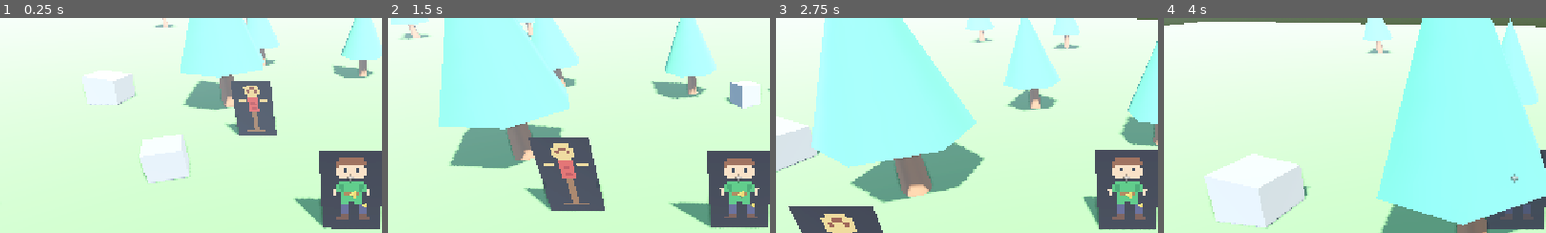
Above: before the commit, frames 1-4 (left to right).
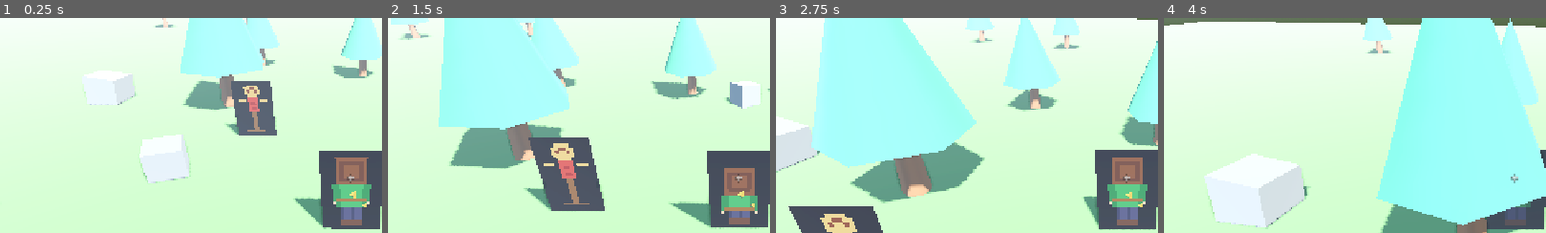
Above: after the commit, the same moments.

Repository: 7sda58/WEAPON_MASTERY_RPG
Game: Godot game, scene res://scenes/levels/test_arena.tscn
Two runs of this game, one before a commit and one after it. Both use one fixed random seed, a clock stepped at 60 frames per second and the inputs below.
Inputs (mouse positions are % of the whole screen's width and height, from its top left):
- Up to frame 1 (0.25 s): no input
- Up to frame 2 (1.5 s): tap Enter at 0.5 s; move the mouse to (49, 52) at 0.52 s; hold W (move_up) from 0.53 s (still down); click (49, 52) at 0.6 s; tap Space (dodge) at 0.8, 1.35 s; move the mouse to (57, 51) at 1.27 s
- Up to frame 3 (2.75 s): keep holding W (move_up); click (57, 51) at 1.55 s; move the mouse to (42, 49) at 2.02 s; click (42, 49) at 2.1 s; tap Space (dodge) at 2.3 s
- Up to frame 4 (4 s): move the mouse to (51, 50) at 2.77 s; release W (move_up) at 2.78 s; hold A (move_left) 2.78-3.53 s; tap Space (dodge) at 2.85, 3.8 s; click (51, 50) at 3.05 s; move the mouse to (46, 48) at 3.52 s; hold W (move_up) from 3.53 s (still down); right-click (46, 48) at 3.6 s
The pictures show only the part of the screen within x 4-54%, y 13-63%; the shares and areas given below are measured in that part.

The runs differ from the first frame. In frame 1, 2.0% of the frame differs, in the area x 86-98%, y 64-97%; in frame 2, 2.2%, in the area x 86-98%, y 65-96%; in frame 3, 2.0%; in frame 4, 0.4%.

Commit message:
2.6: 8-direction placeholder sprites with idle/walk/attack/dodge/hurt; slime expressions

Diff:
--- a/scripts/enemies/slime.gd
+++ b/scripts/enemies/slime.gd
@@ -3,8 +3,18 @@
 ## ศัตรูพื้นฐาน — สไลม์
 ## เห็นผู้เล่น → เดินเข้าหา → ง้าง (Telegraph) → พุ่งชน → พักเหนื่อย (ช่องให้ผู้เล่นสวน)
 ## Task 3.12 / 3.16 (เวอร์ชันเล็กสำหรับ Prototype ตาม CR-009)
+## ภาพ Pixel 8 ทิศ: ยืน / เด้ง / โกรธ (ง้าง-พุ่ง) / เจ็บ / มึน (SpriteAnimator)
 
 enum State { IDLE, CHASE, TELEGRAPH, LUNGE, RECOVER, HITSTUN, STAGGERED, DEAD }
+
+const SPRITE_SHEET_PATH := "res://assets/sprites/placeholder/slime_sheet.png"
+const ANIMS := {
+	&"idle": {"row": 0, "frames": 4, "fps": 4.0},
+	&"move": {"row": 1, "frames": 4, "fps": 8.0},
+	&"angry": {"row": 2, "frames": 2, "fps": 0.0},
+	&"hurt": {"row": 3, "frames": 1, "fps": 0.0},
+	&"dizzy": {"row": 4, "frames": 4, "fps": 6.0},
+}
 
 @export var detect_range: float = 8.0
 @export var give_up_range: float = 14.0
@@ -36,6 +46,9 @@
 var _spawn_pos: Vector3
 var _flash_frames: int = 0
 var _danger_mat: StandardMaterial3D
+var _anim: SpriteAnimator
+## ทิศที่สไลม์หัน — ใช้เลือกภาพ 8 ทิศ
+var _facing: Vector3 = Vector3.BACK
 
 @onready var health: HealthComponent = $HealthComponent
 @onready var body: Sprite3D = $Sprite3D
@@ -51,6 +64,7 @@
 
 func _ready() -> void:
 	add_to_group("enemies")
+	_anim = SpriteAnimator.new(body, load(SPRITE_SHEET_PATH), 4, ANIMS)
 	_spawn_pos = global_position
 	# แยกวัสดุของแต่ละตัว ไม่ให้สไลม์หลายตัวกระพริบพร้อมกัน
 	_danger_mat = danger_mesh.get_active_material(0).duplicate()
@@ -91,6 +105,31 @@
 		body.modulate = Color(3, 3, 3, 1)  # กระพริบสว่างเมื่อโดนตี
 
 
+func _process(delta: float) -> void:
+	var p := _player()
+	match state:
+		State.CHASE:
+			_anim.play(&"move")
+		State.TELEGRAPH:
+			_anim.play(&"angry", 0)
+		State.LUNGE:
+			_anim.play(&"angry", 1)
+		State.HITSTUN, State.DEAD:
+			_anim.play(&"hurt")
+		State.STAGGERED:
+			_anim.play(&"dizzy")
+		_:
+			_anim.play(&"idle")
+	# หันหาผู้เล่น ยกเว้นตอนง้าง/พุ่ง ที่หันตามทิศพุ่ง
+	if state in [State.TELEGRAPH, State.LUNGE]:
+		_facing = _lunge_dir
+	elif p and state != State.DEAD:
+		var to: Vector3 = _to_player(p)
+		if to.length() > 0.1:
+			_facing = to.normalized()
+	_anim.update(delta, _facing)
+
+
 func _set_state(s: State) -> void:
 	state = s
 	_frame = 0
--- a/scripts/player/player.gd
+++ b/scripts/player/player.gd
@@ -12,6 +12,7 @@
 ## Task 2.12 — Combat Feedback: รอยดาบ / กล้องสั่น / โดนตีแล้วกระเด็นและชะงัก (Hitstop + ประกายไฟอยู่ใน hitbox.gd)
 ## ตาย → หน้าจอ YOU DIED → กด R เกิดใหม่ที่จุดเริ่ม (ศัตรูรีเซ็ตด้วย)
 ## Task 3.1 — อาวุธอ่านจาก WeaponData (data/weapons/*.tres) + โมเดลอาวุธที่ถือ
+## Task 2.6 — ภาพ Pixel 8 ทิศ + ท่ายืน/เดิน/โจมตี/หลบ/โดนตี (SpriteAnimator)
 ## Task 3.6 — เปลี่ยนอาวุธ: ปุ่ม 1 = ดาบ, 2 = หอก (ชั่วคราว จนกว่าจะมี Input Map)
 ## Task 3.7 — ท่าโจมตีเป็นคอมโบ (AttackMove): ฟัน/ปัด หรือ แทง แต่ละท่ามี Hitbox และเอฟเฟกต์ของตัวเอง
 
@@ -97,6 +98,15 @@
 const TINT_DEAD := Color(0.35, 0.35, 0.35, 1)
 const TINT_PARRY := Color(0.6, 0.85, 1.6, 1)
 const DEATH_SCREEN := preload("res://scenes/ui/death_screen.tscn")
+const SPRITE_SHEET_PATH := "res://assets/sprites/placeholder/player_sheet.png"
+## ท่าใน Sheet (ลำดับแถว) — ดู scripts/systems/sprite_animator.gd
+const ANIMS := {
+	&"idle": {"row": 0, "frames": 2, "fps": 2.5},
+	&"walk": {"row": 1, "frames": 4, "fps": 9.0},
+	&"attack": {"row": 2, "frames": 2, "fps": 0.0},
+	&"dodge": {"row": 3, "frames": 1, "fps": 0.0},
+	&"hurt": {"row": 4, "frames": 1, "fps": 0.0},
+}
 
 var state: State = State.NORMAL
 ## ทิศที่ตัวละครหัน (แนวราบ, ความยาว 1)
@@ -115,6 +125,7 @@
 var _swing_pivot: Node3D
 var _weapon_model: Node3D
 
+var _anim: SpriteAnimator
 var _hitbox_box: BoxShape3D
 var _hitbox_shape: CollisionShape3D
 
@@ -144,6 +155,7 @@
 
 func _ready() -> void:
 	add_to_group("player")
+	_anim = SpriteAnimator.new(body, load(SPRITE_SHEET_PATH), 4, ANIMS)
 	_spawn_pos = global_position
 	_death_screen = DEATH_SCREEN.instantiate()
 	add_child(_death_screen)
@@ -350,6 +362,24 @@
 		state = State.NORMAL
 
 
+# ---------------- ภาพตัวละคร (Animation) ----------------
+func _update_animation(delta: float) -> void:
+	match state:
+		State.NORMAL:
+			var speed: float = Vector2(velocity.x, velocity.z).length()
+			_anim.play(&"walk" if speed > 0.3 else &"idle")
+		State.ATTACK:
+			# เฟรม 0 = ง้าง, เฟรม 1 = ฟัน/แทง (ผูกกับ Frame Data ของท่า)
+			_anim.play(&"attack", 0 if _state_frame <= _move.startup_frames else 1)
+		State.PARRY:
+			_anim.play(&"attack", 0)
+		State.DODGE:
+			_anim.play(&"dodge")
+		State.HITSTUN, State.DEAD:
+			_anim.play(&"hurt")
+	_anim.update(delta, facing)
+
+
 # ---------------- กล้องสั่น ----------------
 ## สั่งให้กล้องสั่น — ค่าใหม่แรงกว่าค่าที่สั่นอยู่ถึงจะแทนที่
 func shake(amount: float) -> void:
@@ -357,6 +387,7 @@
 
 
 func _process(delta: float) -> void:
+	_update_animation(delta)
 	if _shake > 0.0:
 		camera.h_offset = randf_range(-1.0, 1.0) * _shake
 		camera.v_offset = randf_range(-1.0, 1.0) * _shake
--- /dev/null
+++ b/scripts/systems/sprite_animator.gd
@@ -0,0 +1,64 @@
+class_name SpriteAnimator
+extends RefCounted
+## เลือกภาพจาก Sprite Sheet ตาม "ท่า" และ "มุมที่กล้องมองตัวละคร" (8 ทิศ)
+## Task 2.6 — Animation System (ภาพชั่วคราว)
+##
+## รูปแบบ Sheet: คอลัมน์ = เฟรมของท่า, แถว = ท่า × 5 ทิศ
+##   แถวในแต่ละท่า: 0 หน้า, 1 เฉียงหน้า-ขวา, 2 ข้าง-ขวา, 3 เฉียงหลัง-ขวา, 4 หลัง
+##   ทิศซ้ายใช้ภาพทิศขวาแล้วกลับด้าน (flip_h) — วาดจริงแค่ 5 ทิศ
+##
+## ใช้งาน:
+##   var anim := SpriteAnimator.new($Sprite3D, load("res://.../sheet.png"), 4, ANIMS)
+##   anim.play(&"walk")           ← ทุกเฟรมใน _process
+##   anim.update(delta, facing)
+
+const DIRS: int = 5
+## ช่อง 8 ทิศ (นับจาก "หันหนีกล้อง" ทวนเข็ม) → [แถวทิศ, กลับภาพ]
+const SECTOR_TABLE := [[4, false], [3, true], [2, true], [1, true], [0, false], [1, false], [2, false], [3, false]]
+
+var sprite: Sprite3D
+## ชื่อท่า → {"row": ลำดับท่าใน Sheet, "frames": จำนวนเฟรม, "fps": ความเร็ว (0 = ค้างเฟรมเดียว)}
+var anims: Dictionary
+var _anim: StringName = &""
+var _time: float = 0.0
+var _fixed_frame: int = -1
+
+
+func _init(target: Sprite3D, sheet: Texture2D, columns: int, anim_defs: Dictionary) -> void:
+	sprite = target
+	anims = anim_defs
+	sprite.texture = sheet
+	sprite.hframes = columns
+	sprite.vframes = anim_defs.size() * DIRS
+
+
+## เล่นท่า — fixed_frame >= 0 คือค้างไว้ที่เฟรมนั้น (เช่น ท่าโจมตีที่ผูกกับ Frame Data)
+func play(anim_name: StringName, fixed_frame: int = -1) -> void:
+	if anim_name != _anim:
+		_anim = anim_name
+		_time = 0.0
+	_fixed_frame = fixed_frame
+
+
+func update(delta: float, facing: Vector3) -> void:
+	if not anims.has(_anim):
+		return
+	var a: Dictionary = anims[_anim]
+	_time += delta
+	var dir_row: int = 0
+	var flip: bool = false
+	var cam := sprite.get_viewport().get_camera_3d()
+	if cam and facing.length() > 0.01:
+		var cam_fwd: Vector3 = -cam.global_basis.z
+		var cam_yaw: float = atan2(-cam_fwd.x, -cam_fwd.z)
+		var face_yaw: float = atan2(-facing.x, -facing.z)
+		var rel: float = wrapf(face_yaw - cam_yaw, -PI, PI)
+		var sector: int = wrapi(roundi(rel / (PI / 4.0)), 0, 8)
+		dir_row = SECTOR_TABLE[sector][0]
+		flip = SECTOR_TABLE[sector][1]
+	var frames: int = a["frames"]
+	var fps: float = a["fps"]
+	var idx: int = _fixed_frame if _fixed_frame >= 0 else (int(_time * fps) % frames)
+	idx = clampi(idx, 0, frames - 1)
+	sprite.flip_h = flip
+	sprite.frame = (int(a["row"]) * DIRS + dir_row) * sprite.hframes + idx
Binary file added: assets/sprites/placeholder/player_sheet.png
Not shown, added: assets/sprites/placeholder/player_sheet.png.import
Binary file added: assets/sprites/placeholder/slime_sheet.png
Not shown, added: assets/sprites/placeholder/slime_sheet.png.import
Not shown, added: scripts/systems/sprite_animator.gd.uid
